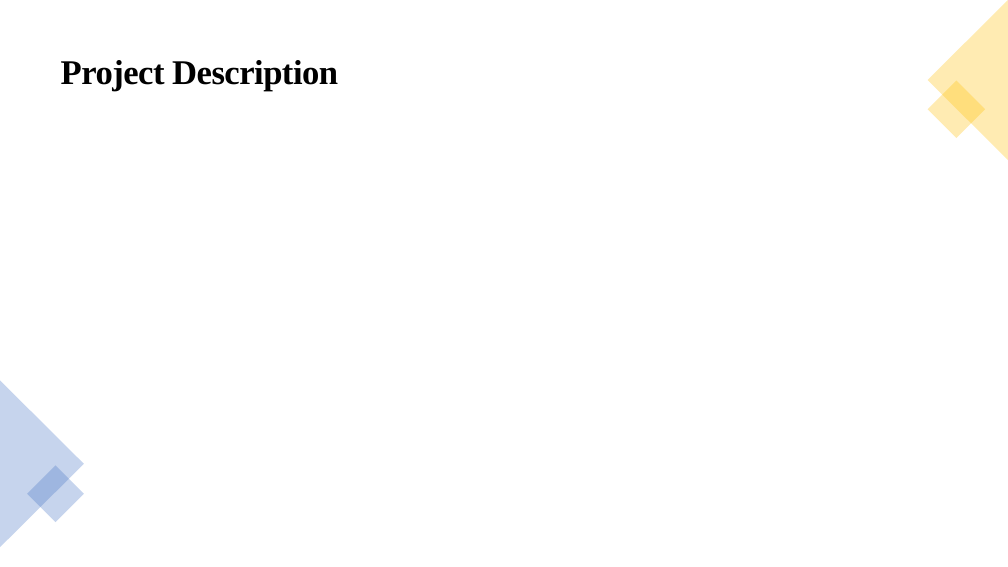
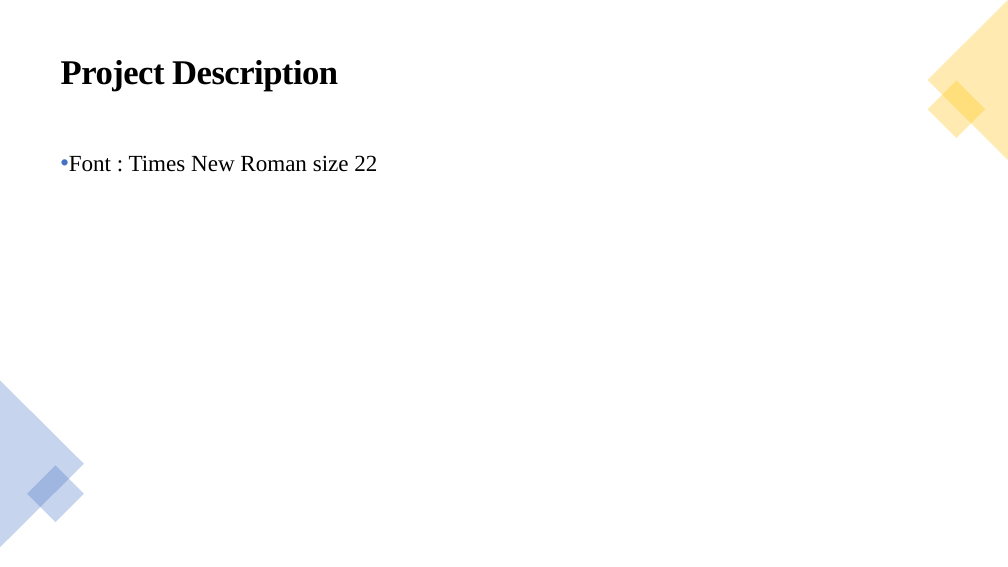
Before and after one commit to paweenp/Classification-of-time-signals-by-CNN-using-STFT, a slide deck: slide 3 of Presentation/Classification-of-time-signals-by-CNN-using-STFT.pptx. Drawn at 1008x567 pixels with LibreOffice and Linux fonts; fonts in the diff are those of the drawing. Boxes give left, top, right and bottom in pixels: in the first picture for what was removed or moved away, otherwise in the second. Text is boxed around its words. In the diff, an @@ line names an element or a change of style, - is before the commit and + after.

```diff
--- a/Presentation/Classification-of-time-signals-by-CNN-using-STFT.pptx
+++ b/Presentation/Classification-of-time-signals-by-CNN-using-STFT.pptx
@@ text added at box(69, 155, 377, 172), 22 pt, text #000000 @@
+• Font : Times New Roman size 22
```
Also in this commit, not shown: 6 other slides changed.
